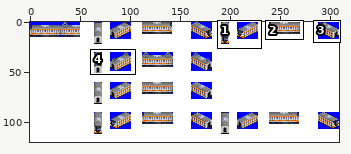
File history of a sprite sheet, src/metro/seoul_metro_3/3K_SMETRO_VVVF_2ND.png. Above, an overview of the earlier version with the close-up marked.
Close-up. Before:
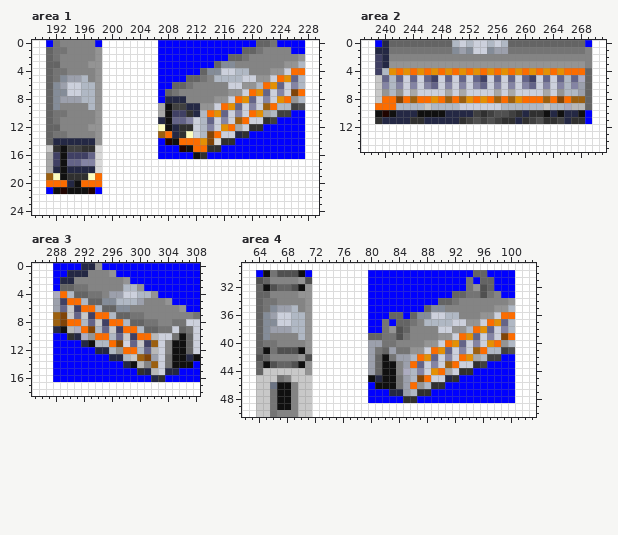
The file is 309x120 pixels. Shown: area 1: x 189..229, y 0..24; area 2: x 237..271, y 0..15; area 3: x 285..308, y 0..18; area 4: x 62..103, y 29..50. The commit also changed other parts of the picture, which this record leaves out.
The same view after the edit:
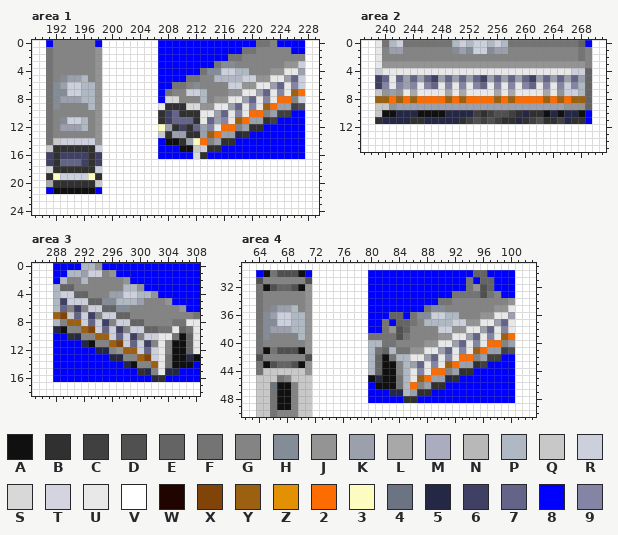
Palette (. is transparent): A #101010  B #303030  C #404040  D #505050  E #646464  F #747474  G #848484  H #848c98  J #949494  K #9ca0ac  L #a8a8a8  M #acacc0  N #b8b8b8  P #b0b8c4  Q #c8c8c8  R #ccd0dc  S #d8d8d8  T #d4d4e0  U #e8e8e8  V #ffffff  W #200400  X #804408  Y #9c6010  Z #e49004  2 #fc6c00  3 #fcfcc0  4 #6c7484  5 #242844  6 #404064  7 #646488  8 #0000ff  9 #8484a4
The exact change:
Area 1:
y 0: x 192 F -> G; x 221..223 EEF -> FFG
y 1: x 191..193 EFF -> FGG; x 219..221 EEF -> FFG
y 2: x 191..192 EF -> FG; x 217..219 EEF -> FFG; x 227 J -> G
y 3: x 191..192 EE -> FG; x 197 J -> G; x 215 E -> F; x 227 P -> R
y 4: x 191..193 EFF -> FGG; x 213 E -> F; x 225..227 R22 -> UUK
y 5: x 191..192 EF -> FG; x 211..213 EEF -> FFG; x 223..225 R2Z -> UUK; x 227 P -> R
y 6: x 191 E -> F; x 209..212 EEFG -> FFGH; x 221..223 P2Z -> UUK; x 225 R -> U; x 227 P -> R
y 7: x 191 E -> F; x 208..209 EF -> FG; x 211..213 GGG -> RRP; x 219..221 R2Z -> UUK; x 223 R -> U; x 225..226 RX -> UY
y 8: x 191 E -> F; x 208..210 555 -> SSG; x 213 G -> P; x 217..219 R2Z -> UUK; x 221 R -> U; x 223..224 RZ -> U2; x 226..227 JP -> GR
y 9: x 191 E -> F; x 207..212 LACC55 -> UBBBSS; x 215..217 R2Z -> UUK; x 219 R -> U; x 221 R -> U; x 224..225 PP -> KK
y 10: x 191..193 EFF -> FGG; x 207..210 LA66 -> B67B; x 212..215 5P2Z -> BUUK; x 217 R -> U; x 219 R -> U; x 221..223 ZLP -> 2GK
y 11: x 191..196 EFGGGG -> FGHRRP; x 207..208 5A -> B6; x 211..213 9RP -> 7BU; x 215 R -> K; x 217 R -> U; x 220..221 RR -> KK
y 12: x 191..197 EEGGGGJ -> FGKKKPG; x 208..210 A5B -> KB6; x 212..213 RP -> 7K; x 215..216 RZ -> U2; x 218..219 LR -> GK
y 13: x 191..193 EFF -> FGG; x 207..214 Y25B3RPX -> QBKKBBKY; x 216..217 RR -> KK
y 14: x 191..197 E555555 -> FQRRRRR; x 208 W -> A; x 210..215 222ZXS -> BK32GK
y 15: x 193..195 ACC -> BBB; x 198 S -> R; x 210 W -> A; x 212..213 22 -> QR
y 16: x 191..193 L6A -> 6B6; x 197..198 7S -> B6; x 212 A -> S
y 17: x 191..193 L6A -> 6B7; x 196..198 99S -> 6B6
y 18: x 191..198 L5A5555S -> SBBBBBBR
y 19: x 191 Y -> B; x 193..196 ABBB -> RRRR; x 198 2 -> B
y 20: x 191..198 2225A222 -> LBBBBBBQ
y 21: x 193 W -> A; x 197 W -> A
Area 2:
y 0: x 239..249 85EEEEEEEEE -> UFPRFFFFFFF; x 258..267 EEEEEEEEEE -> FFFFFFFFFF
y 1: x 239..249 55FFFFFFFFF -> UGKKGGGGGGG; x 258..267 FFFFFFFFFF -> GGGGGGGGGG
y 2: x 239..240 65 -> UG; x 268 G -> F
y 3: x 239..240 65 -> UJ
y 4: x 239..268 6PZ2Z2Z2Z2Z2Z2Z2Z2Z2Z2Z2Z2Z222 -> RUUUUUUUUUUUUUUUUUUUUUUUUUUURR
y 5: x 239 Q -> 6; x 241 P -> U; x 243 R -> K; x 245 R -> K; x 248 R -> K; x 250 R -> K; x 252 R -> K; x 255 R -> K; x 257 R -> K; x 259 R -> K; x 262 R -> K; x 264 R -> K; x 266 P -> K; x 268 M -> K
y 6: x 239 Q -> 6; x 241 P -> U; x 243 R -> K; x 245 R -> U; x 248 R -> U; x 250 R -> U; x 252 R -> U; x 255 R -> U; x 257 R -> U; x 259 R -> U; x 262 R -> U; x 264 R -> U; x 266 P -> R; x 268 K -> P
y 7: x 241 P -> K; x 243 R -> U; x 245..248 RRRR -> UUUU; x 250 R -> U; x 252..255 RRRR -> UUUU; x 257 R -> U; x 259..262 RRRR -> UUUU; x 264 R -> U; x 266..268 PPK -> RRP
y 8: x 239..240 Q2 -> YY; x 242 X -> Y; x 247 Z -> 2; x 252 Z -> 2; x 254 Z -> 2; x 259 Z -> 2; x 265 X -> Y
y 9: x 239..268 222PPPPQPPPPRRRRRRPPPPPPQPPMNN -> QQJKKKKKKKKKKKKKKKKKKKKKKKKJJJ
y 10: x 239..240 AW -> QA
Area 3:
y 0: x 292..293 55 -> PP
y 1: x 290..294 555GG -> PPKRR
y 2: x 289..290 55 -> PG; x 292 G -> P
y 3: x 288 8 -> P; x 291..292 FF -> GG
y 4: x 288..290 M2P -> PRR; x 293..294 FF -> GG
y 5: x 288 K -> P; x 290..292 22P -> RRR
y 6: x 288 K -> P; x 290 Q -> G; x 292..294 22P -> GRR
y 7: x 292 Q -> R; x 294..296 22P -> GRR; x 299..300 FF -> GG
y 8: x 288..292 YX22P -> PGYYR; x 294 Q -> R; x 296..298 22P -> GRR; x 301..302 FF -> GG; x 307..308 RR -> UU
y 9: x 290..292 NM2 -> GGY; x 294 P -> R; x 296 Q -> R; x 298..300 22P -> GRR; x 305 R -> U; x 308 R -> U
y 10: x 292..296 MJ22P -> GGYYR; x 298 Q -> R; x 300..304 22NRR -> GRRUU; x 308 R -> U
y 11: x 294..296 PP2 -> GGY; x 298 T -> R; x 300 Q -> R; x 302..303 YR -> GU; x 308 R -> U
y 12: x 296 P -> G; x 298..300 22P -> YYR; x 302..303 NR -> RU; x 308 R -> U
y 13: x 298..299 PQ -> GG; x 302..303 KR -> RU
y 14: x 300 N -> G; x 303 R -> U
y 15: x 302..303 NR -> GU
Area 4:
y 31: x 65 E -> G; x 70 J -> G
y 32: x 64 E -> F
y 33: x 64..65 EE -> FG; x 70 J -> G; x 92..93 EE -> FF
y 34: x 64..66 EFF -> FGG; x 90..92 EEF -> FFG
y 35: x 64..65 EF -> FG; x 88 E -> F; x 100 P -> U
y 36: x 64 E -> F; x 86 E -> F; x 98..100 R22 -> UUK
y 37: x 64 E -> F; x 96..98 R2Z -> UUK; x 100 P -> U
y 38: x 64 E -> F; x 94..96 P2Z -> UUK; x 98 R -> U; x 100 P -> U
y 39: x 64 E -> F; x 80..81 EE -> FF; x 92..94 R2Z -> UUK; x 96 R -> U; x 98..99 RX -> UY
y 40: x 64..66 EFF -> FGG; x 80..81 KK -> PP; x 90..92 R2Z -> UUK; x 94 R -> U; x 96..97 RZ -> U2; x 99..100 JP -> GK
y 41: x 64 E -> F; x 80 K -> P; x 83 K -> P; x 88..90 R2Z -> UUK; x 92 R -> U; x 94 R -> U; x 97..98 PP -> KK
y 42: x 65 E -> G; x 70 J -> G; x 80 K -> P; x 84..88 KKP2Z -> PPUUK; x 90 R -> U; x 92 R -> U; x 94..96 ZLP -> 2GK
y 43: x 64 E -> F; x 80 K -> P; x 85..86 K2 -> PK; x 88 R -> U; x 90 R -> U; x 93..94 RR -> KK
y 44: x 64 E -> F; x 80 K -> P; x 85..86 MP -> PU; x 88..89 RZ -> U2; x 91..92 LR -> GK
y 45: x 85..87 KPX -> PUY; x 89..90 RR -> KK
y 46: x 85 K -> P; x 87..88 JP -> GK
y 47: x 85..86 KP -> PK
